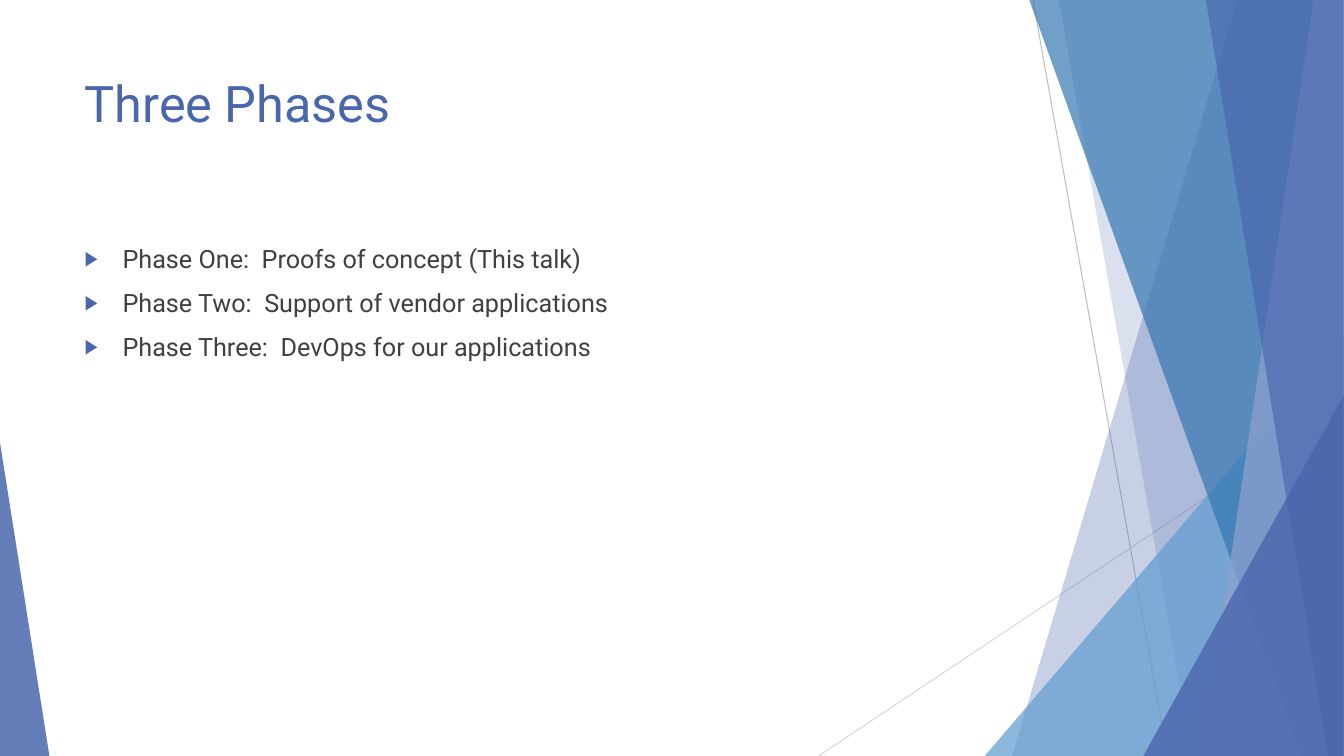
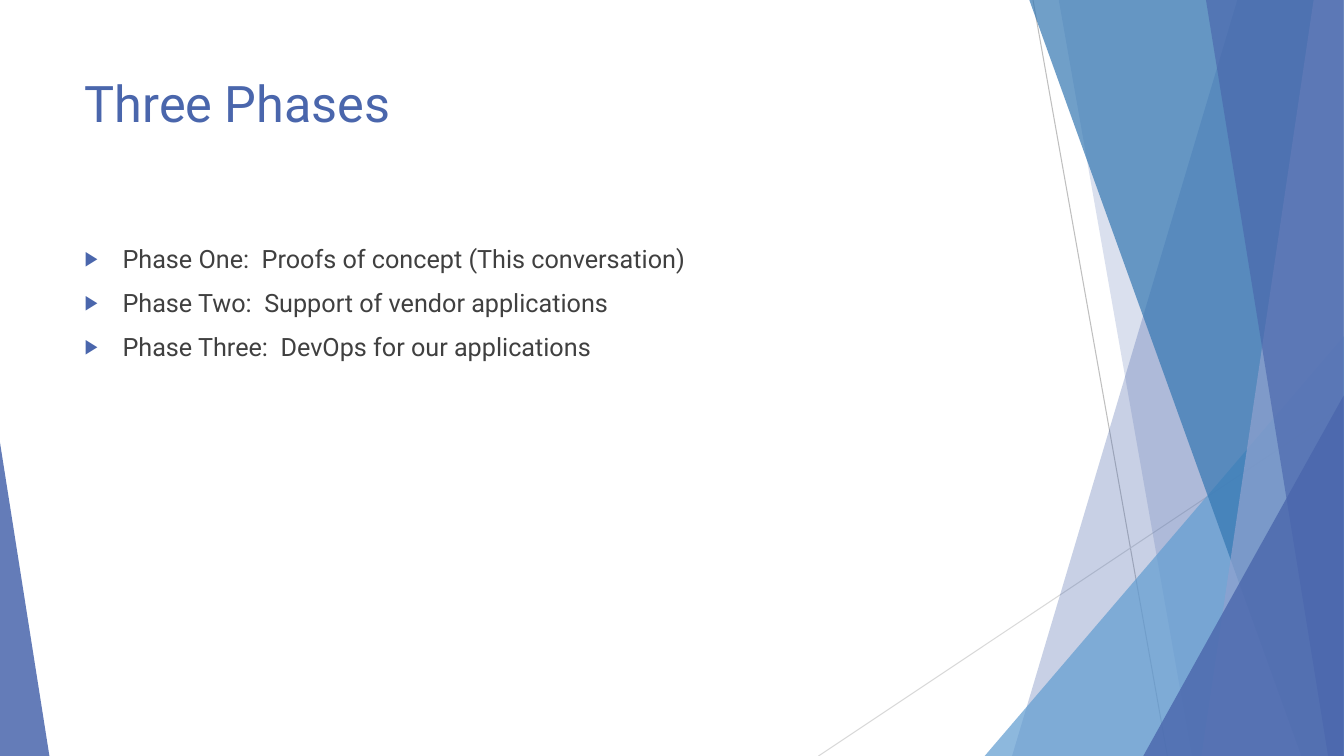
Before and after one commit to EnterpriseProductsLP/docker-straw-man, a slide deck: slide 3 of presentation.pptx (slide 4 before the commit). Drawn at 1344x756 pixels with LibreOffice and Linux fonts; fonts in the diff are those of the drawing. Boxes give left, top, right and bottom in pixels: in the first picture for what was removed or moved away, otherwise in the second. Text is boxed around its words. In the diff, an @@ line names an element or a change of style, - is before the commit and + after.

```diff
--- a/presentation.pptx
+++ b/presentation.pptx
@@ text at [123,248,684,274]: text changed @@
-▶ Phase One: Proofs of concept (This talk)
+▶ Phase One: Proofs of concept (This conversation)
```
Also in this commit, not shown: 7 other slides changed, 3 slides removed.
